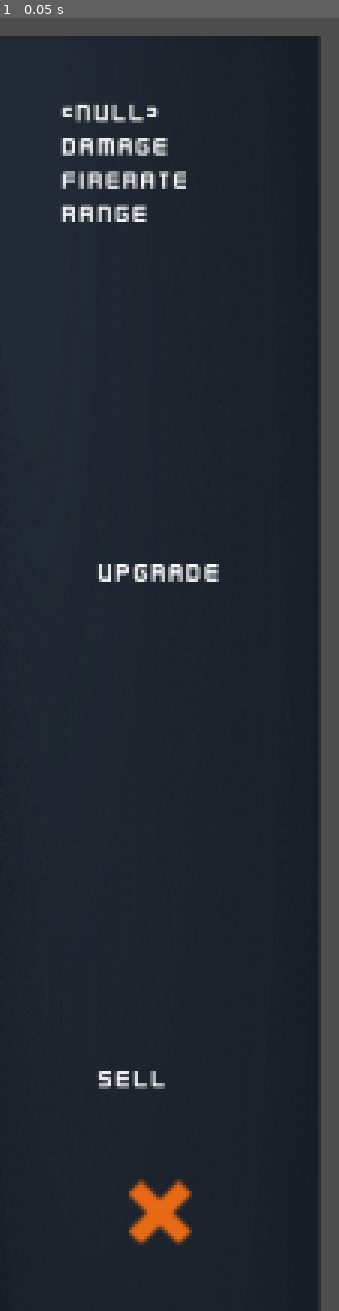
Above: before the commit, frame 1.
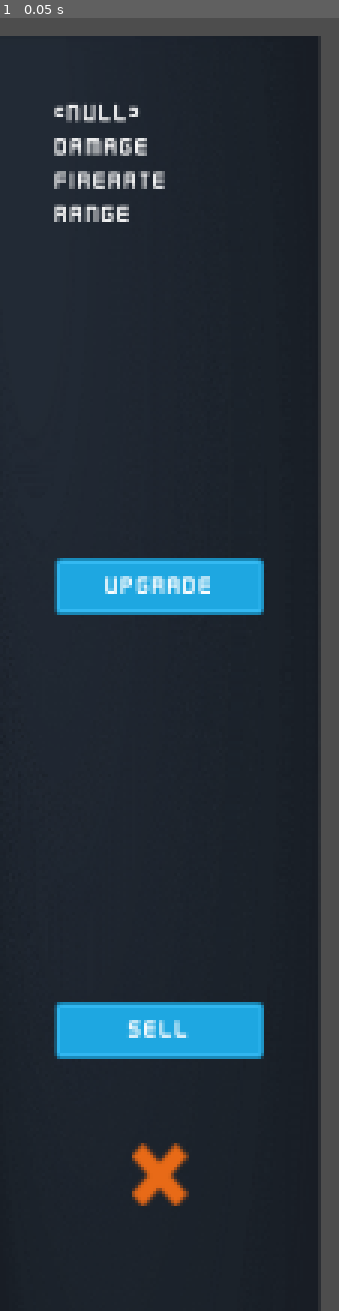
Above: after the commit, the same moment.

Repository: Sondervick/PWS-TowerDefense-Game
Game: Godot game, scene res://Scenes/UIScenes/TowerUpgrade.tscn
Two runs of this game, one before a commit and one after it. Both use one fixed random seed, a clock stepped at 60 frames per second and the inputs below. This scene is started directly instead of the project's main scene.
Inputs:
- Up to frame 1 (0.05 s): no input

The runs differ from the first frame. In frame 1, 7.9% of the frame differs, in the area x 15-78%, y 6-95%.
Error before the commit: Invalid type in function 'set_text' in base 'Label'. Cannot convert argument 1 from Nil to String. (res://Scenes/UIScenes/TowerUpgrade.gd:11)
Error after the commit: Invalid type in function 'set_text' in base 'Label'. Cannot convert argument 1 from Nil to String. (res://Scenes/UIScenes/TowerUpgrade.gd:16)

Commit message:
:sparkles: upgrade menu
:sparkles: bare bone upgrade meny

Diff:
--- a/Scenes/GameScene.gd
+++ b/Scenes/GameScene.gd
@@ -11,7 +11,7 @@
 var build_type
 
 var base_health = 200
-var start_money = 100
+var start_money = 300
 
 var current_wave = 0
 var enemies_in_wave = 0
@@ -247,6 +247,7 @@
 	add_child(map, true)
 	#Setting the map node to the map that'll be loaded
 	map_node = get_node("Map" + str(map_num))
+	GameData.map_node = map_node
 
 func onLevelAim(map_num):
 	#Set the UI layer to visible
@@ -260,6 +261,7 @@
 	add_child(map, true)
 	#Setting the map node to the map that'll be loaded
 	map_node = get_node("Map" + str(map_num))
+	GameData.map_node = map_node
 
 func onBack():
 	#Reloads the current scene, this means it'll reset to the main_menu
--- a/Scenes/Towers/Turrets.gd
+++ b/Scenes/Towers/Turrets.gd
@@ -6,6 +6,7 @@
 var enemy
 var fire_ready = true
 var category
+var upgrade_menu_open = false
 
 func _ready():
 	if built:
@@ -13,6 +14,7 @@
 		self.get_node("Range/CollisionShape2D").get_shape().radius = 0.5 * GameData.tower_data[type]["range"]
 		get_node("UpgradeMenu").visible = true
 		self.get_node("UpgradeMenu").pressed.connect(onUpgradeMenu)
+
 #Called every physics frame (you can change this in godot settings, default: 60fps)
 func _physics_process(delta):
 	if built:
@@ -30,6 +32,7 @@
 				enemy = null
 
 func turn_mouse():
+	print("turn called")
 	#Get mouse pos
 	var mouse_pos = get_global_mouse_position()
 	#Make turret look at mouse pos
@@ -93,8 +96,13 @@
 	pass
 
 func onUpgradeMenu():
+	if GameData.upgrade_menu_open:
+		get_parent().get_parent().get_parent().get_node("UI/HUD/TowerUpgrade").free()
+	GameData.upgrade_menu_open = true
+
 	var upgrade_menu = load("res://Scenes/UIScenes/TowerUpgrade.tscn").instantiate()
 	upgrade_menu.tower_type = type
+	upgrade_menu.tower_node = self
 	get_parent().get_parent().get_parent().get_node("UI/HUD").add_child(upgrade_menu, true)
 
 func _on_range_body_entered(body):
--- a/Scenes/Towers/gun_tier_2.tscn
+++ b/Scenes/Towers/gun_tier_2.tscn
@@ -1,10 +1,47 @@
-[gd_scene load_steps=5 format=3 uid="uid://cgn7svtttg4nf"]
+[gd_scene load_steps=9 format=3 uid="uid://cgn7svtttg4nf"]
 
 [ext_resource type="Script" path="res://Scenes/Towers/gun_tier_2.gd" id="1_garb3"]
 [ext_resource type="Texture2D" uid="uid://xav615l77pm7" path="res://Assets/Towers/towerDefense_tile180.png" id="1_xgk4r"]
 [ext_resource type="Texture2D" uid="uid://cxmx6gksweuha" path="res://Assets/Towers/towerDefense_tile250.png" id="2_m4vuh"]
+[ext_resource type="Texture2D" uid="uid://lgaovtblnde3" path="res://Assets/Effects/towerDefense_tile297.png" id="4_dh51c"]
 
 [sub_resource type="StyleBoxEmpty" id="StyleBoxEmpty_jhwpr"]
+
+[sub_resource type="CircleShape2D" id="CircleShape2D_iatw2"]
+
+[sub_resource type="Animation" id="Animation_wxubt"]
+resource_name = "Fire"
+length = 0.15
+step = 0.01
+tracks/0/type = "value"
+tracks/0/imported = false
+tracks/0/enabled = true
+tracks/0/path = NodePath("Turret/Muzzle1/MuzzleFlash:visible")
+tracks/0/interp = 1
+tracks/0/loop_wrap = true
+tracks/0/keys = {
+"times": PackedFloat32Array(0, 0.05),
+"transitions": PackedFloat32Array(1, 1),
+"update": 1,
+"values": [true, false]
+}
+tracks/1/type = "value"
+tracks/1/imported = false
+tracks/1/enabled = true
+tracks/1/path = NodePath("Turret/Muzzle2/MuzzleFlash:visible")
+tracks/1/interp = 1
+tracks/1/loop_wrap = true
+tracks/1/keys = {
+"times": PackedFloat32Array(0, 0.1, 0.15),
+"transitions": PackedFloat32Array(1, 1, 1),
+"update": 1,
+"values": [false, true, false]
+}
+
+[sub_resource type="AnimationLibrary" id="AnimationLibrary_bvbpj"]
+_data = {
+"Fire": SubResource("Animation_wxubt")
+}
 
 [node name="GunTier2-" type="Node2D"]
 script = ExtResource("1_garb3")
@@ -33,5 +70,32 @@
 [node name="Muzzle1" type="Marker2D" parent="Turret"]
 position = Vector2(44, -6)
 
+[node name="MuzzleFlash" type="Sprite2D" parent="Turret/Muzzle1"]
+visible = false
+position = Vector2(10, 0)
+rotation = 1.5708
+scale = Vector2(0.7, 0.7)
+texture = ExtResource("4_dh51c")
+
 [node name="Muzzle2" type="Marker2D" parent="Turret"]
 position = Vector2(44, 6)
+
+[node name="MuzzleFlash" type="Sprite2D" parent="Turret/Muzzle2"]
+visible = false
+position = Vector2(10, 0)
+rotation = 1.5708
+scale = Vector2(0.7, 0.7)
+texture = ExtResource("4_dh51c")
+
+[node name="Range" type="Area2D" parent="."]
+
+[node name="CollisionShape2D" type="CollisionShape2D" parent="Range"]
+shape = SubResource("CircleShape2D_iatw2")
+
+[node name="AnimationPlayer" type="AnimationPlayer" parent="."]
+libraries = {
+"": SubResource("AnimationLibrary_bvbpj")
+}
+
+[connection signal="body_entered" from="Range" to="." method="_on_range_body_entered"]
+[connection signal="body_exited" from="Range" to="." method="_on_range_body_exited"]
--- a/Scenes/UI.gd
+++ b/Scenes/UI.gd
@@ -60,7 +60,7 @@
 	get_node("HUD/InfoBar/HBoxContainer/Lives").set_text(str(health))
 
 func update_money(money):
-		get_node("HUD/InfoBar/HBoxContainer/Money").set_text(str(money))
+	get_node("HUD/InfoBar/HBoxContainer/Money").set_text(str(money))
 
 #
 # Game Control function
--- a/Scenes/UIScenes/Changelog.tscn
+++ b/Scenes/UIScenes/Changelog.tscn
@@ -105,10 +105,12 @@
 text = "V1.2.0-ALPHA
 
 Additions:
-- pause menu?
+- bare bone pause menu
+- Bare bone upgrade menu
 
 Changes:
 - escape now pauses the game
+- spacebar repeats the last action
 
 Bug Fixes:
 - Now puts you to the main menu when completing wave (RENS)
--- a/Scenes/UIScenes/TowerUpgrade.gd
+++ b/Scenes/UIScenes/TowerUpgrade.gd
@@ -1,11 +1,16 @@
 extends Control
 
 var tower_type
+var tower_node
 var upgrade
 var costs
 var damage
 var fire_rate
 var range
+var tower_pos
+var money_upgrade
+var tower_tilemap_pos
+var tile_pos
 
 func _ready():
 	get_node("Margin/VBC-Labels/TowerName").set_text(tower_type)
@@ -14,6 +19,18 @@
 	damage = GameData.tower_data[tower_type]["damage"]
 	fire_rate = GameData.tower_data[tower_type]["fire_rate"]
 	range = GameData.tower_data[tower_type]["range"]
+	tower_pos = tower_node.get_global_position()
+	if upgrade != "none":
+		money_upgrade = GameData.tower_data[upgrade]["costs"]
+	else:
+		money_upgrade = -1
+
+	#Get the current tile from the TowerExclusion tilemap in map_node (example: Map1)
+	#world_to_map wile return the tile coordinate where the mouse currently is
+	tower_tilemap_pos = GameData.map_node.get_node("TowerExclusion").local_to_map(tower_pos)
+	#We're getting the tile position (coordinate) from that tile.
+	tile_pos = GameData.map_node.get_node("TowerExclusion").map_to_local(tower_tilemap_pos)
+
 	get_node("Margin/VBC-Buttons/SellButton/SellLabel").set_text("Sell (" + str(int(costs/2)) + ")")
 	get_node("Margin/VBC-Labels/Damage").set_text("Damage: " + str(damage))
 	get_node("Margin/VBC-Labels/RateOfFire").set_text("RoF: " + str(fire_rate) + " sec")
@@ -22,15 +39,35 @@
 	if upgrade == "none":
 		get_node("Margin/VBC-Labels/UpgradeButton").disabled = true
 		get_node("Margin/VBC-Labels/UpgradeButton/UpgradeLabel").set_text("Max Upgrade")
-
+	else:
+		get_node("Margin/VBC-Labels/UpgradeButton/UpgradeLabel").set_text("Upgrade (" + str(money_upgrade) + ")")
 
 func _on_close_pressed():
+	GameData.upgrade_menu_open = false
 	self.queue_free()
 
-
 func _on_upgrade_button_pressed():
-	print(upgrade)
-
+	if GameData.money >= money_upgrade:
+		GameData.money -= money_upgrade
+		get_parent().get_parent().get_node("HUD/InfoBar/HBoxContainer/Money").set_text(str(GameData.money))
+		delete_tower_tile()
+		create_tower()
+		_on_close_pressed()
 
 func _on_sell_button_pressed():
-	print(int(costs/2))
+	delete_tower_tile()
+	GameData.money += costs/2
+	get_parent().get_parent().get_node("HUD/InfoBar/HBoxContainer/Money").set_text(str(GameData.money))
+	_on_close_pressed()
+
+func delete_tower_tile():
+	#Will delete the tile (next available frame)
+	tower_node.queue_free()
+
+func create_tower():
+	var upgrade_tower_node = load("res://Scenes/Towers/" + upgrade + ".tscn").instantiate()
+	upgrade_tower_node.position = tile_pos
+	upgrade_tower_node.type = upgrade
+	upgrade_tower_node.category = GameData.tower_data[upgrade]["fire-catagory"]
+	upgrade_tower_node.built = true;
+	GameData.map_node.get_node("Towers").add_child(upgrade_tower_node, true)
--- a/Scenes/UIScenes/TowerUpgrade.tscn
+++ b/Scenes/UIScenes/TowerUpgrade.tscn
@@ -1,42 +1,45 @@
-[gd_scene load_steps=5 format=3 uid="uid://bdewcnqtkfwsf"]
+[gd_scene load_steps=7 format=3 uid="uid://bdewcnqtkfwsf"]
 
 [ext_resource type="Script" path="res://Scenes/UIScenes/TowerUpgrade.gd" id="1_i67xv"]
 [ext_resource type="Texture2D" uid="uid://baholcpylc6vw" path="res://Assets/UI/Art/BackGround.png" id="1_no00y"]
 [ext_resource type="Texture2D" uid="uid://cmmovymas2l05" path="res://Assets/UI/Menu/red_cross.png" id="2_8tvn2"]
 [ext_resource type="FontFile" uid="uid://cmvhle8a2rai2" path="res://Assets/Fonts/Kenney Future Narrow.ttf" id="3_sf6ww"]
+[ext_resource type="Texture2D" uid="uid://ds3vslk1bs1wl" path="res://Assets/UI/Buttons/blue_button03.png" id="4_f0i1k"]
+[ext_resource type="Texture2D" uid="uid://c13a14crm6jq2" path="res://Assets/UI/Buttons/blue_button05.png" id="5_fq10s"]
 
 [node name="TowerUpgrade" type="Control"]
 layout_mode = 3
 anchors_preset = 15
 anchor_right = 1.0
 anchor_bottom = 1.0
+offset_top = 60.0
+offset_right = -1664.0
 grow_horizontal = 2
 grow_vertical = 2
 script = ExtResource("1_i67xv")
 
 [node name="BG" type="TextureRect" parent="."]
-custom_minimum_size = Vector2(256, 1080)
+custom_minimum_size = Vector2(256, 1020)
 layout_mode = 1
 anchors_preset = 2
 anchor_top = 1.0
 anchor_bottom = 1.0
 offset_top = -1020.0
 offset_right = 256.0
-offset_bottom = 60.0
 grow_vertical = 0
 texture = ExtResource("1_no00y")
 expand_mode = 1
 
 [node name="Margin" type="MarginContainer" parent="."]
-custom_minimum_size = Vector2(256, 1080)
 layout_mode = 1
 anchors_preset = 4
 anchor_top = 0.5
 anchor_bottom = 0.5
-offset_top = -480.0
-offset_right = 256.0
-offset_bottom = 600.0
+offset_top = -510.0
+offset_right = 290.0
+offset_bottom = 510.0
 grow_vertical = 2
+scale = Vector2(0.88, 1)
 theme_override_constants/margin_left = 50
 theme_override_constants/margin_top = 50
 theme_override_constants/margin_right = 50
@@ -51,7 +54,7 @@
 size_flags_vertical = 8
 theme_override_fonts/font = ExtResource("3_sf6ww")
 theme_override_font_sizes/font_size = 20
-text = "PLACEHOLDER"
+text = "NAME"
 
 [node name="Damage" type="Label" parent="Margin/VBC-Labels"]
 layout_mode = 2
@@ -81,6 +84,9 @@
 [node name="UpgradeButton" type="TextureButton" parent="Margin/VBC-Labels"]
 custom_minimum_size = Vector2(0, 25)
 layout_mode = 2
+size_flags_horizontal = 4
+texture_normal = ExtResource("4_f0i1k")
+texture_pressed = ExtResource("5_fq10s")
 
 [node name="UpgradeLabel" type="Label" parent="Margin/VBC-Labels/UpgradeButton"]
 layout_mode = 1
@@ -107,6 +113,8 @@
 [node name="SellButton" type="TextureButton" parent="Margin/VBC-Buttons"]
 custom_minimum_size = Vector2(0, 25)
 layout_mode = 2
+texture_normal = ExtResource("4_f0i1k")
+texture_pressed = ExtResource("5_fq10s")
 
 [node name="SellLabel" type="Label" parent="Margin/VBC-Buttons/SellButton"]
 layout_mode = 1
@@ -125,8 +133,9 @@
 theme_override_fonts/font = ExtResource("3_sf6ww")
 theme_override_font_sizes/font_size = 20
 text = "SELL"
+horizontal_alignment = 1
 
-[node name="Control2" type="Control" parent="Margin/VBC-Buttons"]
+[node name="DIV2" type="Control" parent="Margin/VBC-Buttons"]
 custom_minimum_size = Vector2(0, 60)
 layout_mode = 2
 
@@ -138,8 +147,8 @@
 texture_normal = ExtResource("2_8tvn2")
 stretch_mode = 0
 
-[node name="Control" type="Control" parent="Margin/VBC-Buttons"]
-custom_minimum_size = Vector2(0, 60)
+[node name="DIV" type="Control" parent="Margin/VBC-Buttons"]
+custom_minimum_size = Vector2(0, 30)
 layout_mode = 2
 
 [connection signal="pressed" from="Margin/VBC-Labels/UpgradeButton" to="." method="_on_upgrade_button_pressed"]
--- a/Singleton/GameData.gd
+++ b/Singleton/GameData.gd
@@ -3,6 +3,9 @@
 var game_mode = null
 var money = 100
 var enemies_in_wave = 0
+var map_node
+
+var upgrade_menu_open = false
 
 #Create a tower_data dictionary
 #Creating a sub-dictionary to every tower, these will hold the range variables for example.
@@ -53,3 +56,9 @@
 		"money_earned": 10
 	}
 }
+
+var wave_data = {
+	"wave1": {
+		"wave_data" = "ea"
+	}
+}
